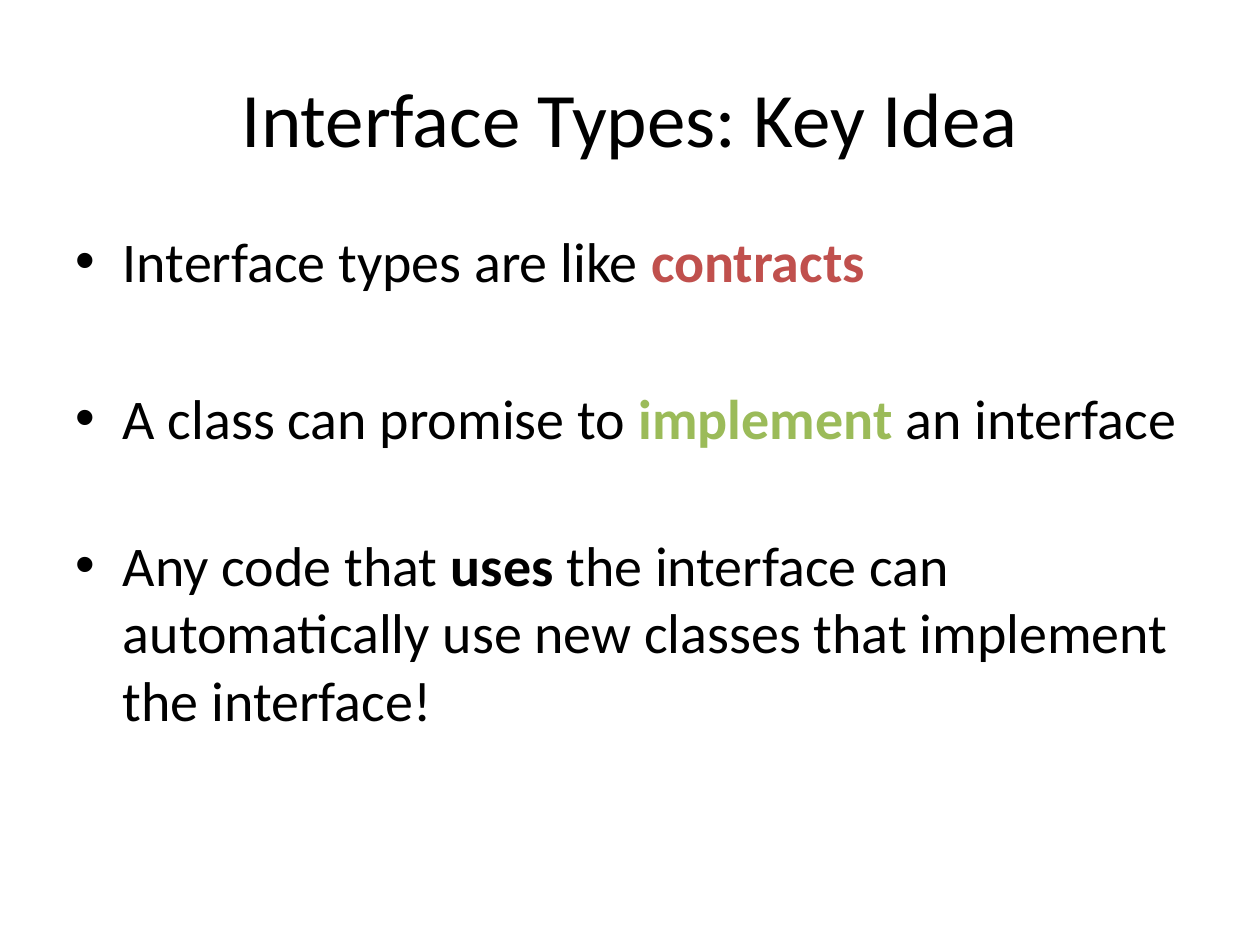
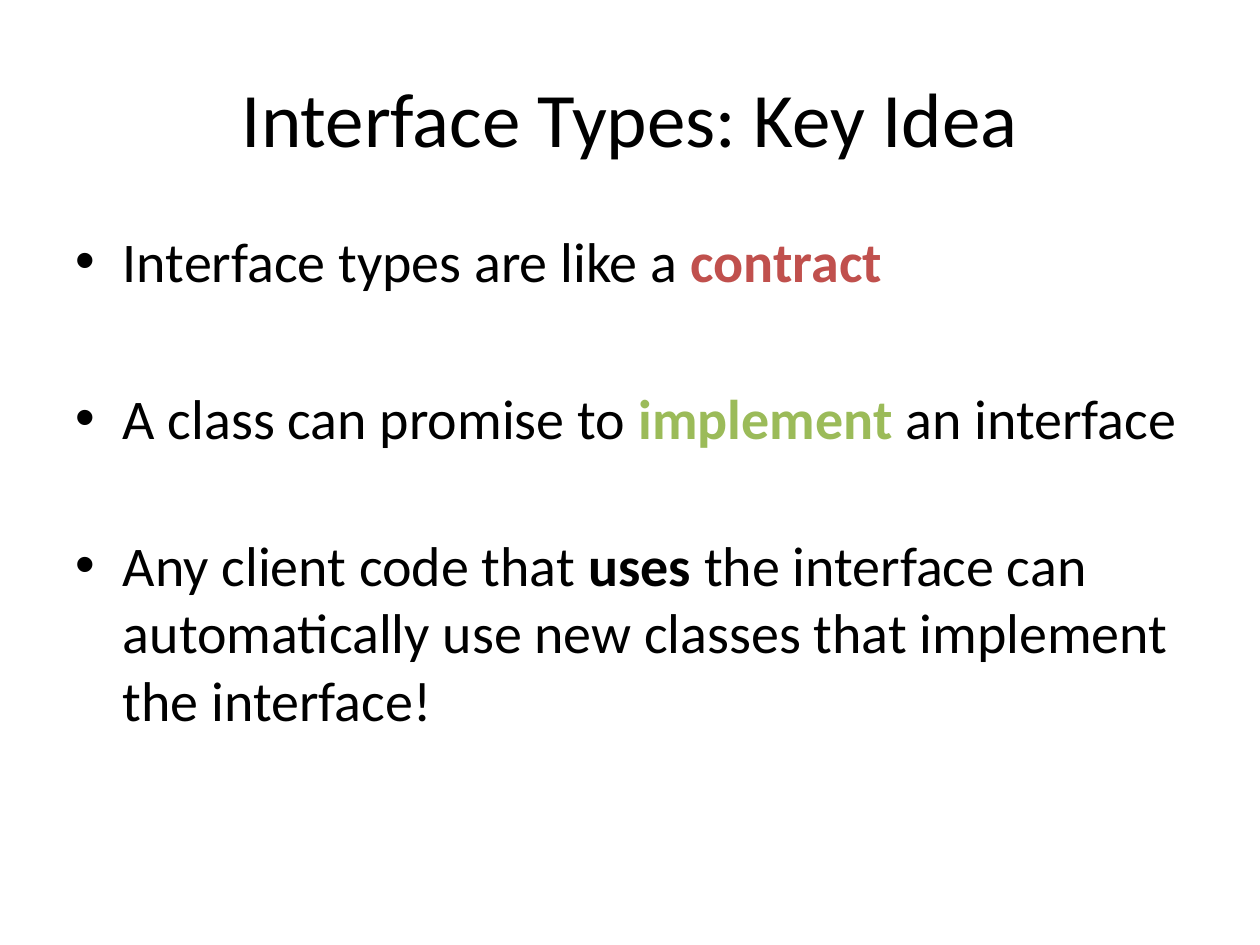
Before and after one commit to RHIT-CSSE/csse220, a slide deck: slide 4 of ClassMaterials/Interfaces/Slides/Interfaces.pptx. Drawn at 1260x945 pixels with LibreOffice and Linux fonts; fonts in the diff are those of the drawing. Boxes give left, top, right and bottom in pixels: in the first picture for what was removed or moved away, otherwise in the second. Text is boxed around its words. In the diff, an @@ line names an element or a change of style, - is before the commit and + after.

```diff
--- a/ClassMaterials/Interfaces/Slides/Interfaces.pptx
+++ b/ClassMaterials/Interfaces/Slides/Interfaces.pptx
@@ text at (123, 243, 882, 291): text changed @@
-• Interface types are like contracts
+• Interface types are like a contract
@@ text at (123, 547, 1168, 722): text changed @@
-• Any code that uses the interface can automatically use new classes that implement the interface!
+• Any client code that uses the interface can automatically use new classes that implement the interface!
```
Also in this commit, not shown: 19 other slides changed, 4 slides added, 3 slides removed.
